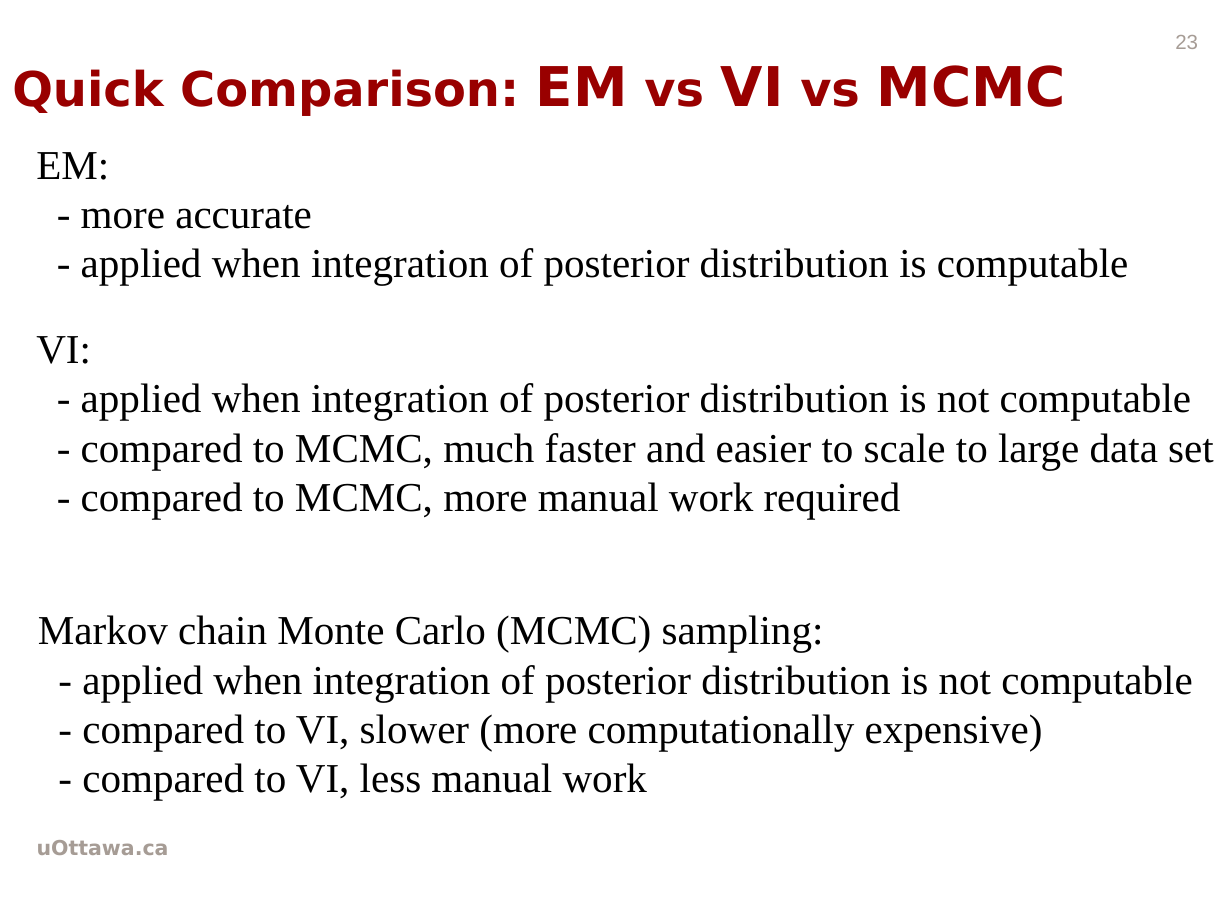
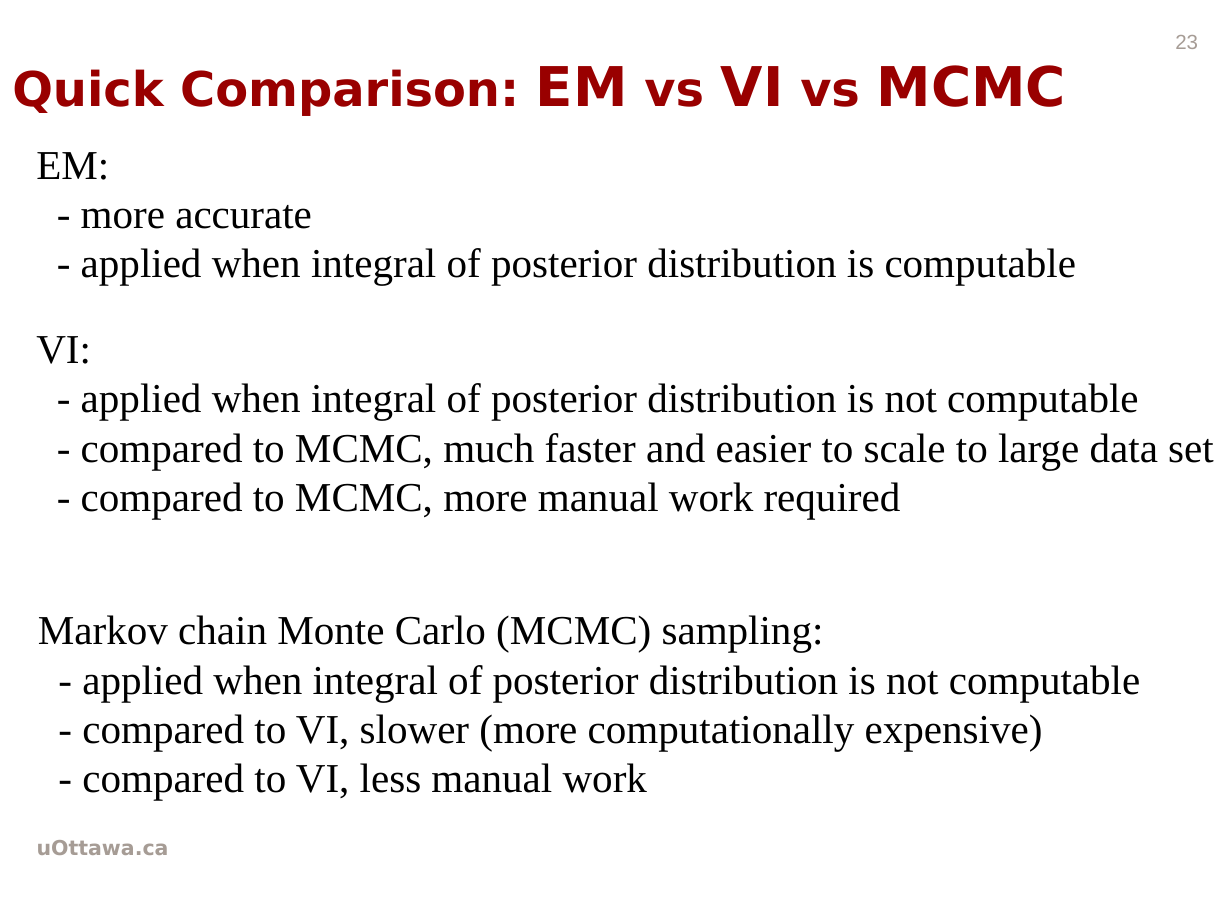
Before and after one commit to wwwmonsterlam/GraphicModelClassifierProject, a slide deck: slide 23 of presentationi.pptx. Drawn at 1232x924 pixels with LibreOffice and Linux fonts; fonts in the diff are those of the drawing; background and template pictures are left out. Boxes give left, top, right and bottom in pixels: in the first picture for what was removed or moved away, otherwise in the second. Text is boxed around its words. In the diff, an @@ line names an element or a change of style, - is before the commit and + after.

```diff
--- a/presentationi.pptx
+++ b/presentationi.pptx
@@ text at (81,248,1076,285): text changed @@
-- applied when integration of posterior distribution is computable
+- applied when integral of posterior distribution is computable
@@ text at (81,383,1138,420): text changed @@
-- applied when integration of posterior distribution is not computable
+- applied when integral of posterior distribution is not computable
@@ text at (82,665,1140,702): text changed @@
-- applied when integration of posterior distribution is not computable
+- applied when integral of posterior distribution is not computable
```
Also in this commit, not shown: 1 other file.
